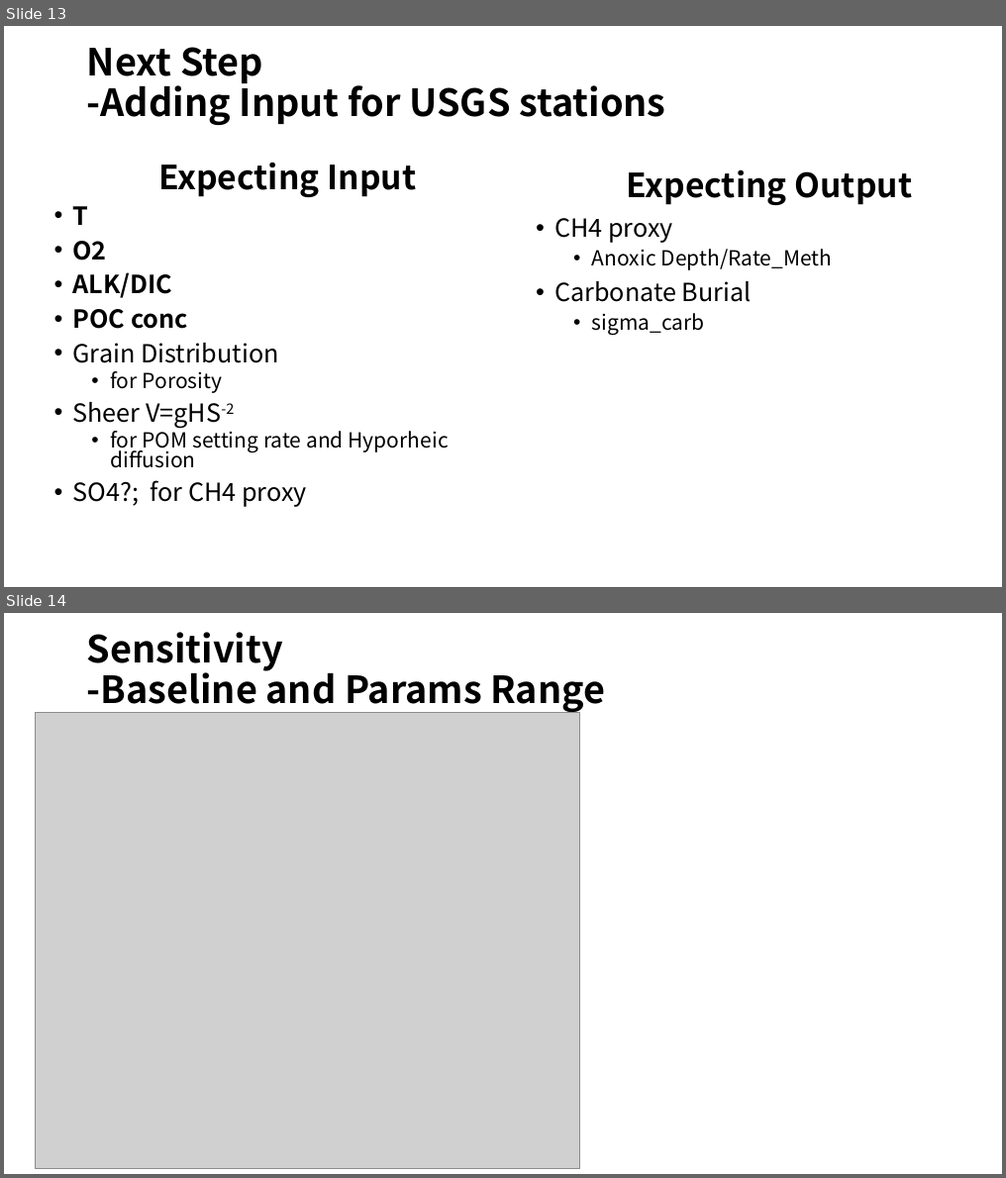
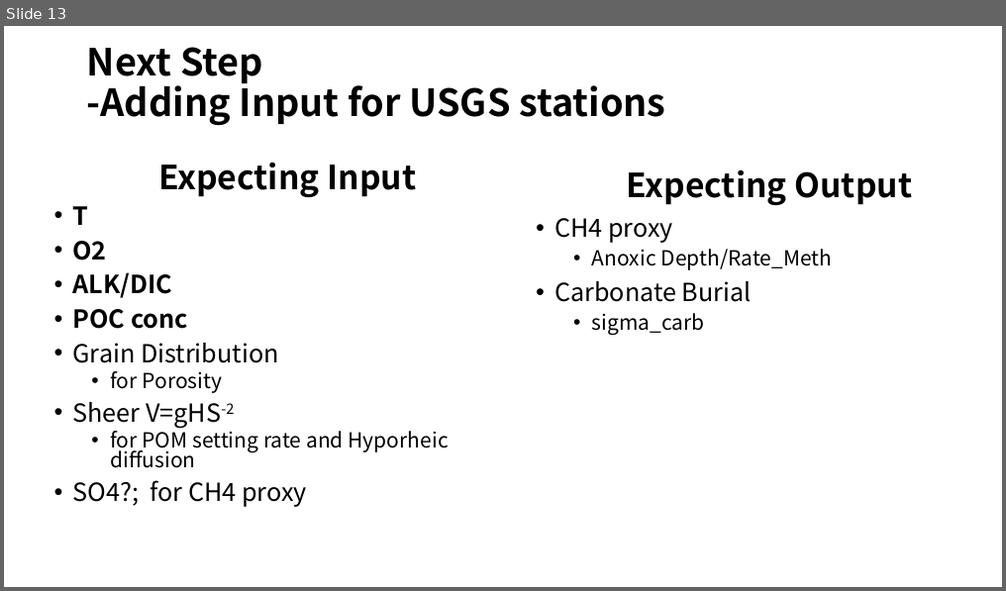
Before and after one commit to AlexLiuxy/1-D-River-Sediment-Model, a slide deck: River Sediment Modeling.pptx. Shown one above the other, each under a label of ours: slides 13 and 14 before the commit, slide 13 after it. The pictures are 1006x1178 and 1006x591 pixels, drawn with LibreOffice and Linux fonts; fonts in the diff are those of the drawing; grey boxes stand for pictures. Boxes give left, top, right and bottom in pixels: in the first picture for what was removed or moved away, otherwise in the second. Text is boxed around its words. In the diff, an @@ line names an element or a change of style, - is before the commit and + after.

```diff
--- a/River Sediment Modeling.pptx
+++ b/River Sediment Modeling.pptx
@@ slide 14 removed at [4,613,1002,1174], background #FFFFFF @@
@@ title removed at [87,632,605,714] @@
-Sensitivity
--Baseline and Params Range
@@ picture removed at [35,712,580,1168] @@
```
Also in this commit, not shown: 3 other slides removed, 5 other files.
